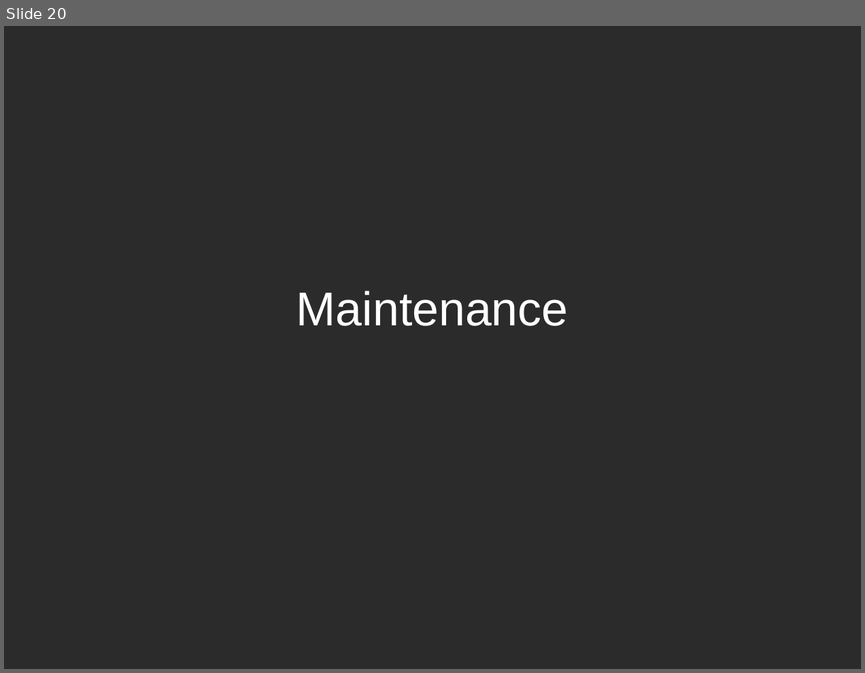
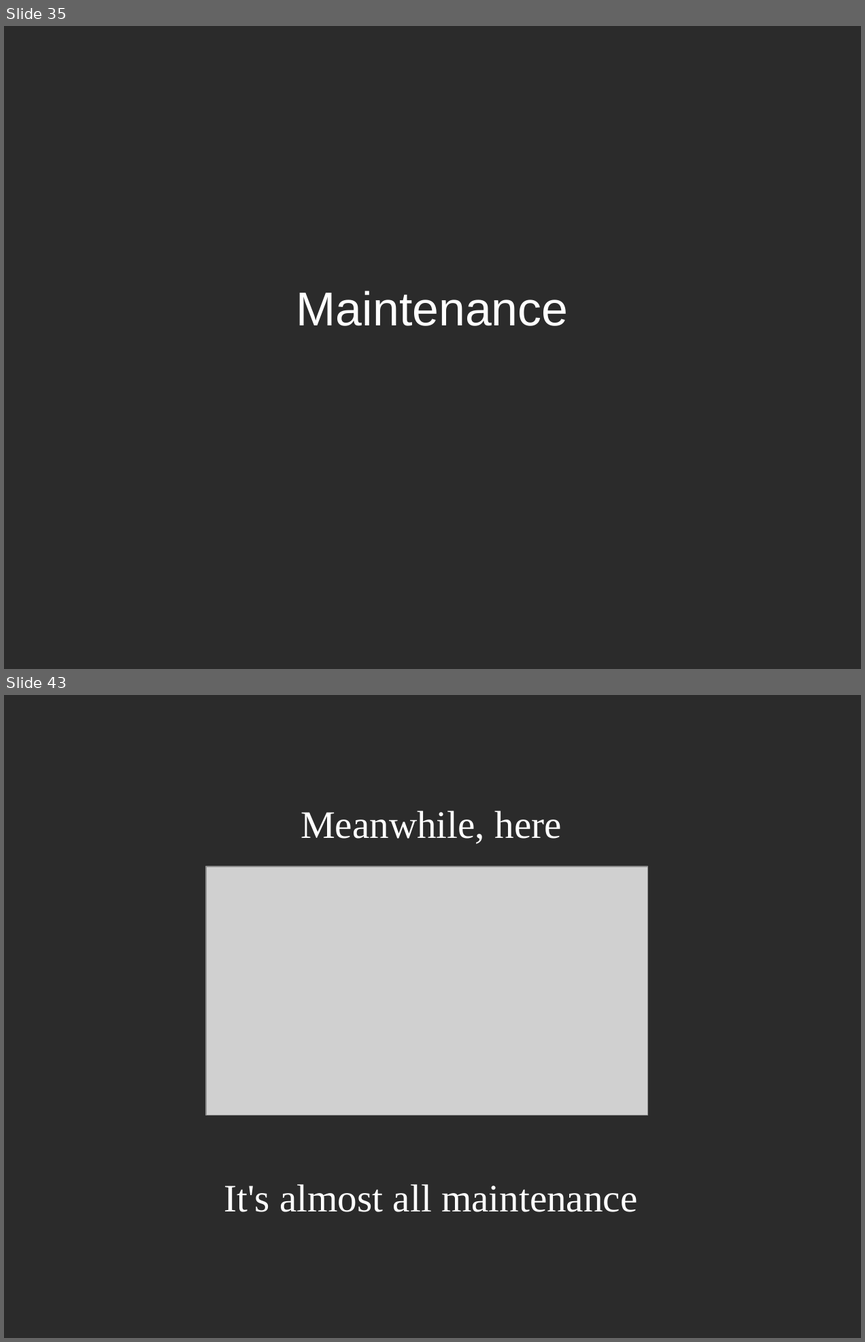
Before and after one commit to joshmgrant/blog-entries, a slide deck: smartbear/presentation.odp. Shown one above the other, each under a label of ours: slide 20 before the commit, slides 35 and 43 after it; the slides between them are not shown. The pictures are 865x673 and 865x1342 pixels, drawn with LibreOffice and Linux fonts; fonts in the diff are those of the drawing; grey boxes stand for pictures; background and template pictures are left out; a plain dark background stands for a picture behind light text. Boxes give left, top, right and bottom in pixels: in the first picture for what was removed or moved away, otherwise in the second. Text is boxed around its words. In the diff, an @@ line names an element or a change of style, - is before the commit and + after.

```diff
--- a/smartbear/presentation.odp
+++ b/smartbear/presentation.odp
@@ slide 43 added at [4, 695, 861, 1338], background picture (left out) @@
@@ subtitle added at [224, 811, 637, 1212], 36 pt, text #FFFFFF @@
+Meanwhile, here
+It's almost all maintenance
@@ picture added at [206, 866, 648, 1114] @@
@@ what was slide 20 is now slide 35 @@
```
Also in this commit, not shown: 26 other slides added.
